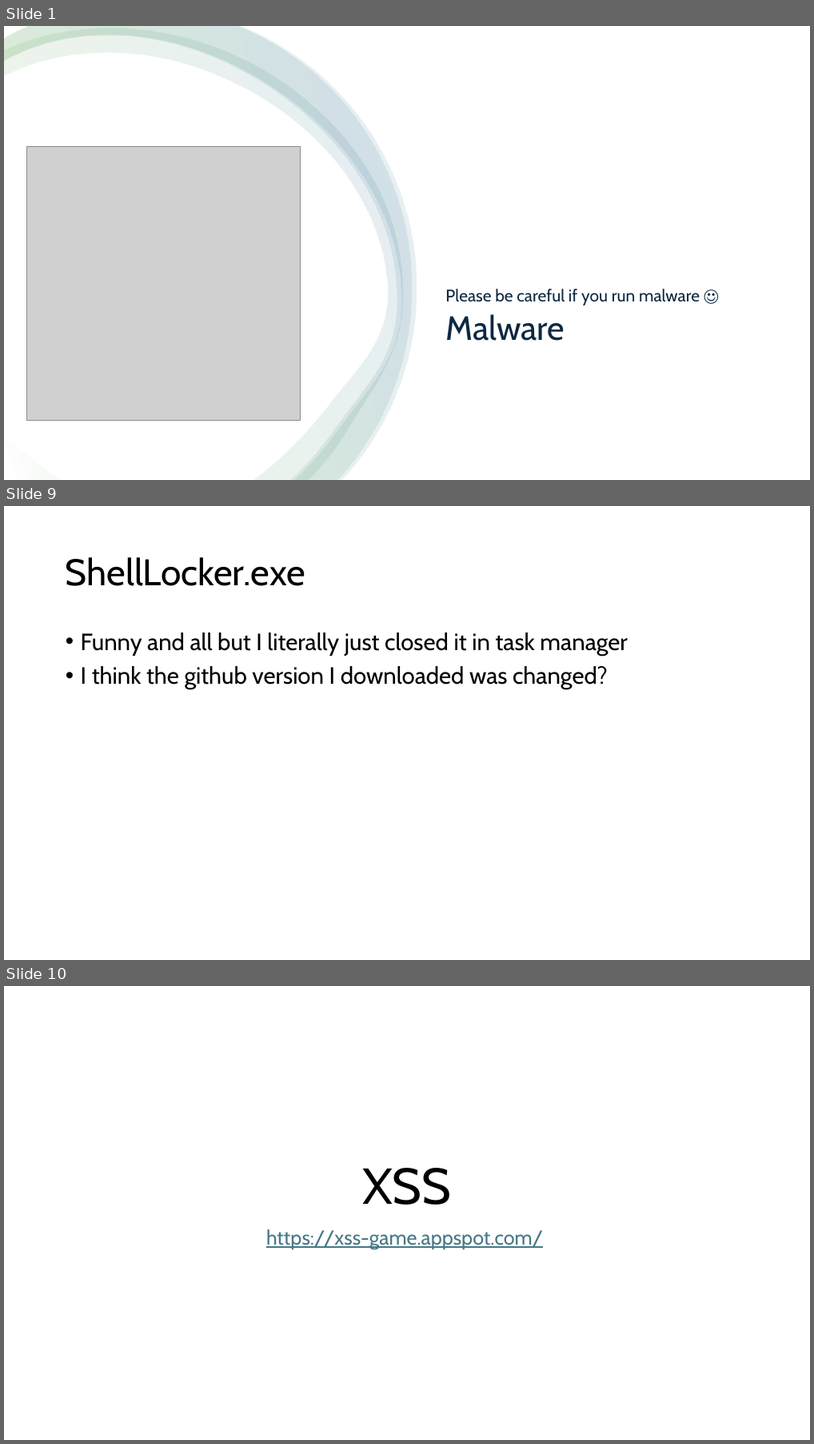
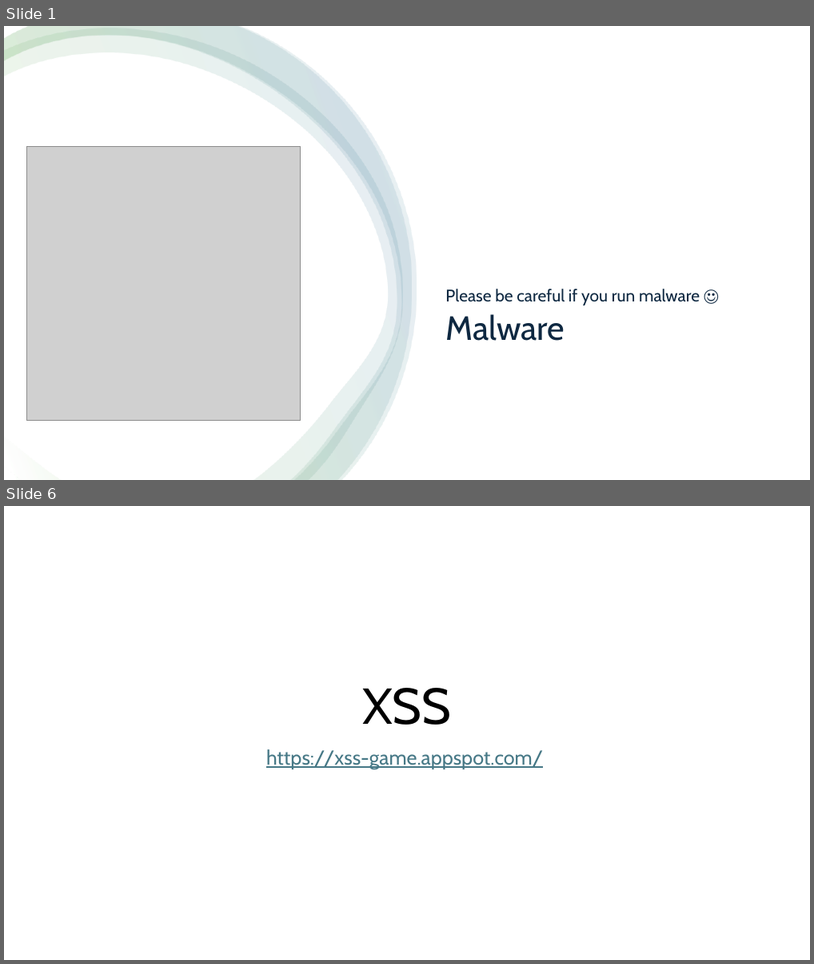
Before and after one commit to jacobchlebowski/cyber-outreach, a slide deck: Malware Presentation and Demonstration.pptx. Shown one above the other, each under a label of ours: slides 1, 9 and 10 before the commit, slides 1 and 6 after it; the slides between them are not shown. The pictures are 814x1444 and 814x964 pixels, drawn with LibreOffice and Linux fonts; fonts in the diff are those of the drawing; grey boxes stand for pictures. Boxes give left, top, right and bottom in pixels: in the first picture for what was removed or moved away, otherwise in the second. Text is boxed around its words. In the diff, an @@ line names an element or a change of style, - is before the commit and + after.

```diff
--- a/Malware Presentation and Demonstration.pptx
+++ b/Malware Presentation and Demonstration.pptx
@@ slide 9 removed at <box>4,506,810,960</box>, background #FFFFFF @@
@@ title removed at <box>66,557,306,586</box> @@
-ShellLocker.exe
@@ text removed at <box>81,632,627,689</box> @@
-• Funny and all but I literally just closed it in task manager
-• I think the github version I downloaded was changed?
@@ what was slide 10 is now slide 6 @@
```
Also in this commit, not shown: 4 slides changed, 6 other slides removed, 1 other file.
